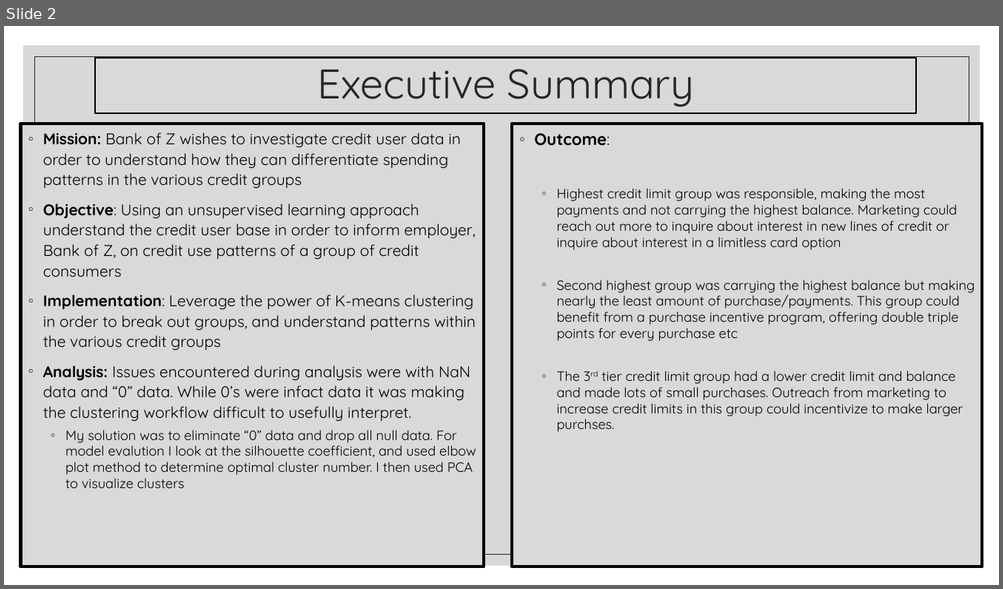
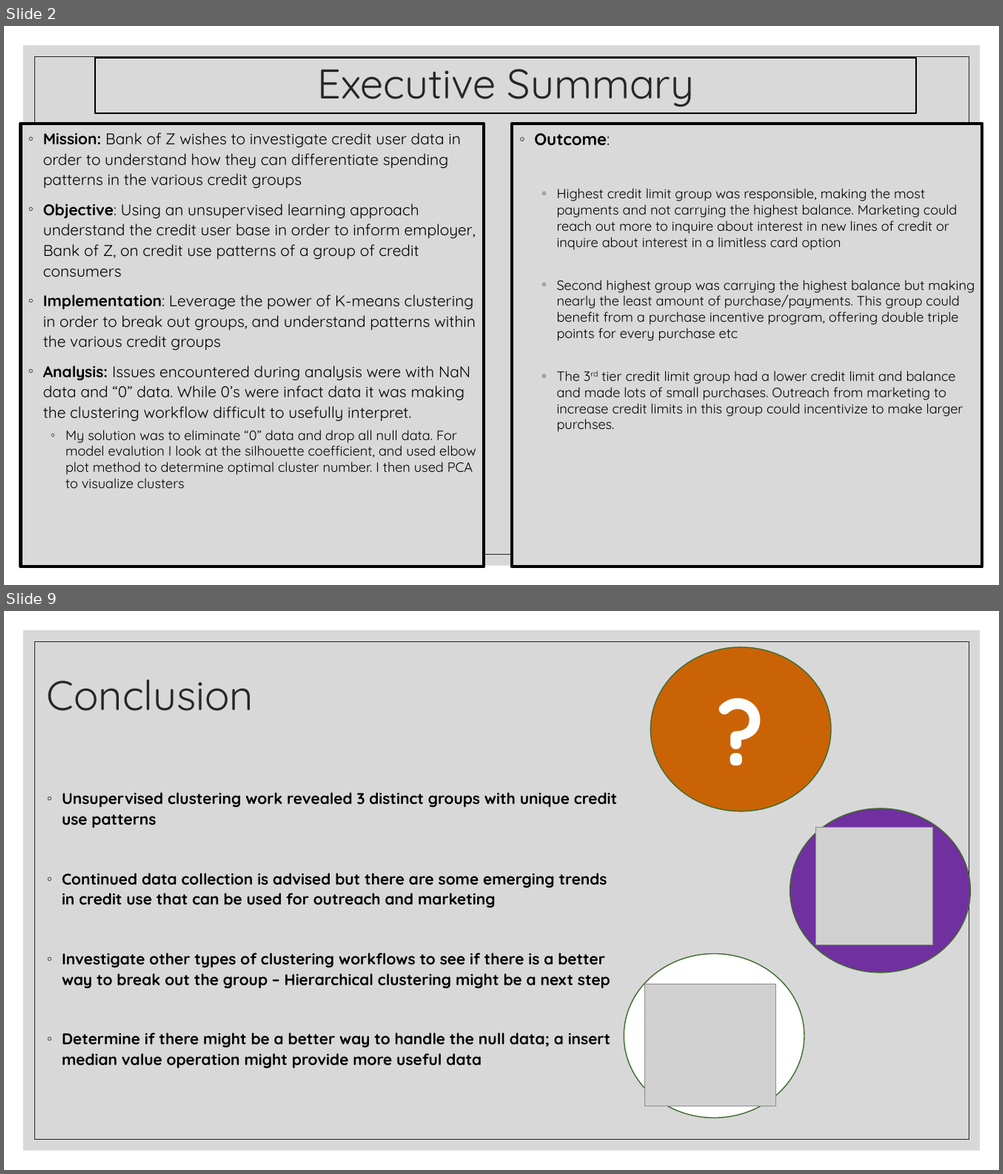
Before and after one commit to ssimmons9212/FedEX, a slide deck: Presentation/Fedex interview Round 2.pptx. Shown one above the other, each under a label of ours: slide 2 before the commit, slides 2 and 9 after it; the slides between them are not shown. The pictures are 1003x589 and 1003x1174 pixels, drawn with LibreOffice and Linux fonts; fonts in the diff are those of the drawing; grey boxes stand for pictures; background and template pictures are left out. Boxes give left, top, right and bottom in pixels: in the first picture for what was removed or moved away, otherwise in the second. Text is boxed around its words. In the diff, an @@ line names an element or a change of style, - is before the commit and + after.

```diff
--- a/Presentation/Fedex interview Round 2.pptx
+++ b/Presentation/Fedex interview Round 2.pptx
@@ slide 9 added at <box>4,611,999,1170</box>, background #FFFFFF; not listed: 2 template elements that a slide beside it also shows @@
@@ ellipse added at <box>651,647,831,812</box>, fill #CA6306, outline #406B2F 1 pt, 88 pt, text #FFFFFF, bold @@
+?
@@ title added at <box>47,679,253,711</box>, 40 pt, text #262626 @@
+Conclusion
@@ text added at <box>62,792,617,1068</box>, 15 pt, text #000000, bold @@
+◦ Unsupervised clustering work revealed 3 distinct groups with unique credit use patterns
+◦ Continued data collection is advised but there are some emerging trends in credit use that can be used for outreach and marketing
+◦ Investigate other types of clustering workflows to see if there is a better way to break out the group – Hierarchical clustering might be a next step
+◦ Determine if there might be a better way to handle the null data; a insert median value operation might provide more useful data
@@ ellipse added at <box>790,809,970,973</box>, fill #7030A0, outline #406B2F 1 pt @@
@@ picture added at <box>815,827,932,945</box> @@
@@ ellipse added at <box>624,954,805,1119</box>, fill #FFFFFF, outline #406B2F 1 pt @@
@@ picture added at <box>644,985,776,1106</box> @@
```
Also in this commit, not shown: 6 slides changed, 1 slide removed.
